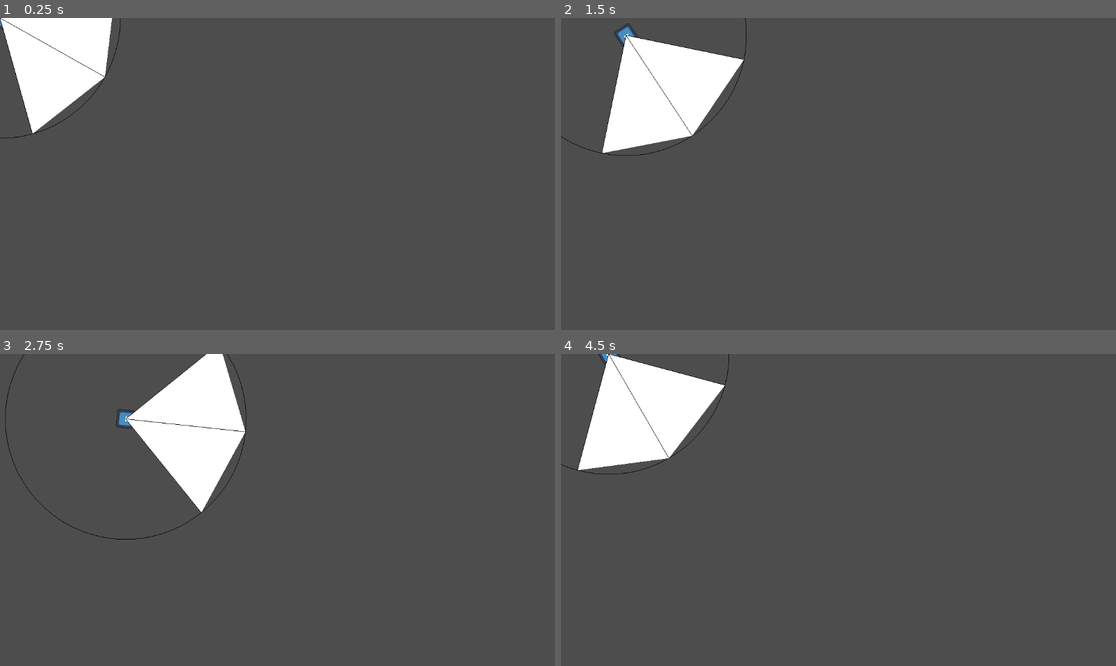
Above: before the commit, frames 1-4 (two rows, left to right).
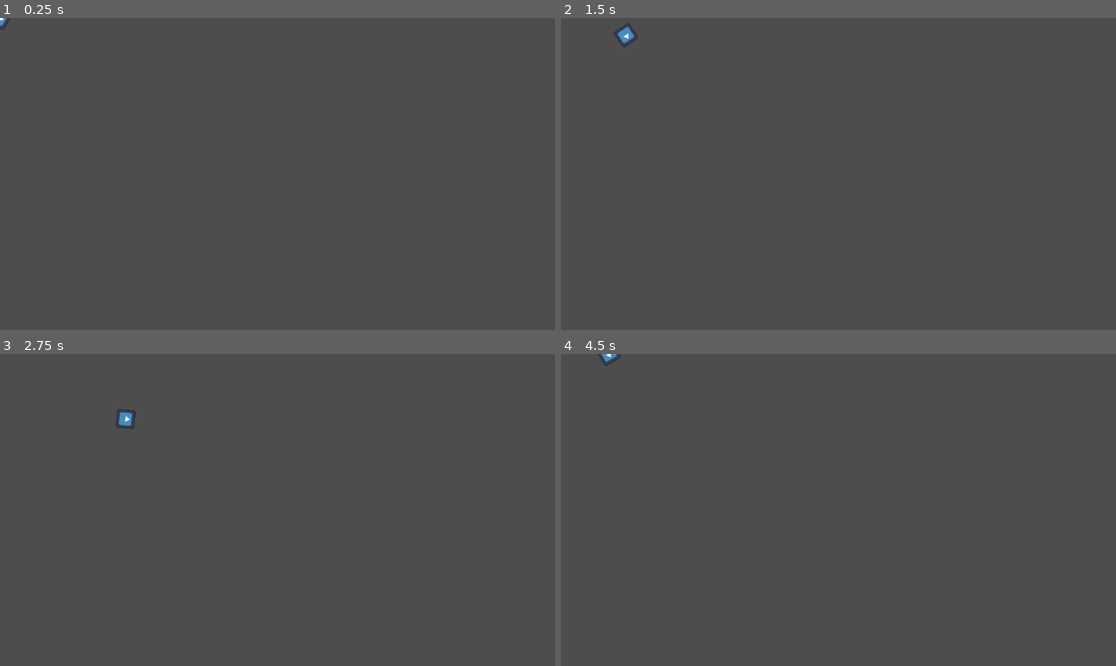
Above: after the commit, the same moments.

Repository: JYiuDev/FOV_Visualization_Demo
Game: Godot game, scene res://FOV_Entities/Observer/character.tscn
Two runs of this game, one before a commit and one after it. Both use one fixed random seed, a clock stepped at 60 frames per second and the inputs below. The engine's default icon, where the game draws it, is replaced by a stand-in: a white triangle on a blue panel in a dark square.
Inputs (mouse positions are in pixels of both pictures, inside the frame that each line leads up to):
- Up to frame 1 (0.25 s): no input
- Up to frame 2 (1.5 s): tap Enter at 0.5 s; move the mouse to (960, 158) at 0.52 s; hold D (Right) 0.53-1.28 s; move the mouse to (727, 189) at 1.27 s; hold S (Down) from 1.28 s (still down)
- Up to frame 3 (2.75 s): move the mouse to (333, 441) at 2.02 s; release S (Down) at 2.03 s; hold D (Right) from 2.03 s (still down)
- Up to frame 4 (4.5 s): move the mouse to (810, 572) at 2.77 s; release D (Right) at 2.78 s; hold W (Up) 2.78-3.53 s; move the mouse to (1005, 556) at 3.52 s; hold A (Left) from 3.53 s (still down); move the mouse to (672, 463) at 4.27 s

The runs differ from the first frame. In frame 1, 5.0% of the frame differs, in the area x 0-22%, y 0-39%; in frame 2, 6.1%; in frame 3, 6.1%, in the area x 0-45%, y 0-60%; in frame 4, 6.0%.
Error after the commit: Parse Error: Too few arguments for "Viewcast()" call. Expected at least 2 but received 1. (res://FOV_Entities/Observer/FOV.gd:149)

Commit message:
update
refactor raycastarray

Diff:
--- a/FOV_Entities/Observer/FOV.gd
+++ b/FOV_Entities/Observer/FOV.gd
@@ -66,6 +66,71 @@
 	#print(targetsInRange)
 	await get_tree().create_timer(time).timeout
 	FindTargets(time)
+
+
+func new_RaycastArray(min_angle_local: float, total_angle: float, ray_length: float, ray_resolution: float) -> Array:
+	var triangleArray: Array
+	var rayNumber:int = roundi(total_angle * ray_resolution)
+	#Instantiate array of Vector2, the array size will be rayNumber + 2 (for the outer most lines)
+	var rayArray: Array
+	var step: float = total_angle / (rayNumber + 1)
+
+	#Array of vector2 positions(local POV)
+	var viewPoints: PackedVector2Array = []
+	var viewcastArray: Array = []
+	var oldViewCast: ViewcastInfo
+
+	for i in (rayNumber + 2):
+		var angle = min_angle_local + (i * step)
+		#Viewcast returns info of:	- Hit or not (bool)
+		#							- point of contact (vec2)
+		#							- distance to point (float)
+		#							- local angle (float)
+		var viewcast:ViewcastInfo = Viewcast(angle, ray_length)
+		if i > 0:
+			var distance: float = abs(viewcast.dist - oldViewCast.dist)
+			if((oldViewCast.hit != viewcast.hit) or (oldViewCast.hit and viewcast.hit and distance > edgeThreshhold)):
+				var edge: EdgeInfo = FindEdge(oldViewCast, viewcast)
+				if edge.pointA != Vector2.ZERO:
+					viewPoints.append(edge.pointA)
+				if edge.pointB != Vector2.ZERO:
+					viewPoints.append(edge.pointB)
+
+		viewPoints.append(viewcast.point)
+		viewcastArray.append(viewcast)
+		oldViewCast = viewcast
+
+	#Pass viewpoints to debug
+	FOVDraw.viewcastArray.clear()
+	FOVDraw.viewcastArray = viewcastArray
+
+	#Instantiate array for mesh verticies
+	#Count = all raycasts + centre vertex
+	var verticies:PackedVector2Array
+	verticies.append(Vector2.ZERO)
+	verticies.append_array(viewPoints)
+	#Number of triangles = verticies count - 2
+	var triangles:PackedVector2Array
+	triangles.resize((verticies.size() - 2) * 3)
+
+	##Set array style triangles
+	#for i in triangles.size():
+		#match i%3:
+			#0:
+				#triangles[i] = Vector2.ZERO
+			#1:
+				#triangles[i] = verticies[i / 3 + 1]
+			#2:
+				#triangles[i] = verticies[i / 3 + 2]
+	#
+	##Create new array mesh, pass to child mesh instance
+	#var arr_mesh = ArrayMesh.new()
+	#var arrays = []
+	#arrays.resize(Mesh.ARRAY_MAX)
+	#arrays[Mesh.ARRAY_VERTEX] = triangles
+	#arr_mesh.add_surface_from_arrays(Mesh.PRIMITIVE_TRIANGLES, arrays)
+	#FOVmesh.mesh = arr_mesh
+	return triangleArray
 
 func RaycastAarray():
 	var rayNumber:int = roundi(viewAngle * raycastResolution)
@@ -161,10 +226,11 @@
 	return Vector2(cos(radians), sin(radians))
 
 #give angle, return viewcastinfo
-func Viewcast(angle_local: float) -> ViewcastInfo:
+func Viewcast(angle_local: float, ray_length: float) -> ViewcastInfo:
 	var ray_dir   = dirFromAngle((-viewAngle / 2) + angle_local, false)
 	var local_dir = dirFromAngle((-viewAngle / 2) + angle_local, true)
 	var physics = get_world_2d().direct_space_state
+	#physics raycast requires global coordinations
 	var rayQuery = PhysicsRayQueryParameters2D.create(global_position, global_position + ray_dir * viewRadius, 0b110, [self])
 	var ray_result = physics.intersect_ray(rayQuery)
 
--- a/Stage/stage.tscn
+++ b/Stage/stage.tscn
@@ -13,8 +13,11 @@
 z_index = 10
 
 [node name="FOV" parent="Character" index="2"]
+ringRadius = null
 viewRadius = 40.0
 viewAngle = 360.0
+findTargetFrequency = null
+ringResolution = null
 raycastResolution = 0.25
 edgeFindIteration = 10
 edgeThreshhold = 15.0
